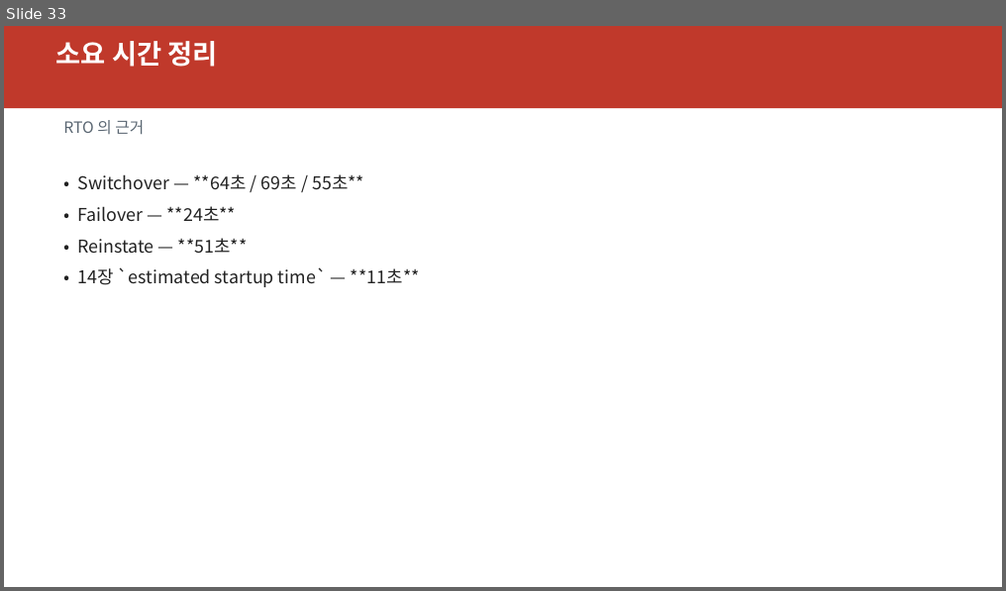
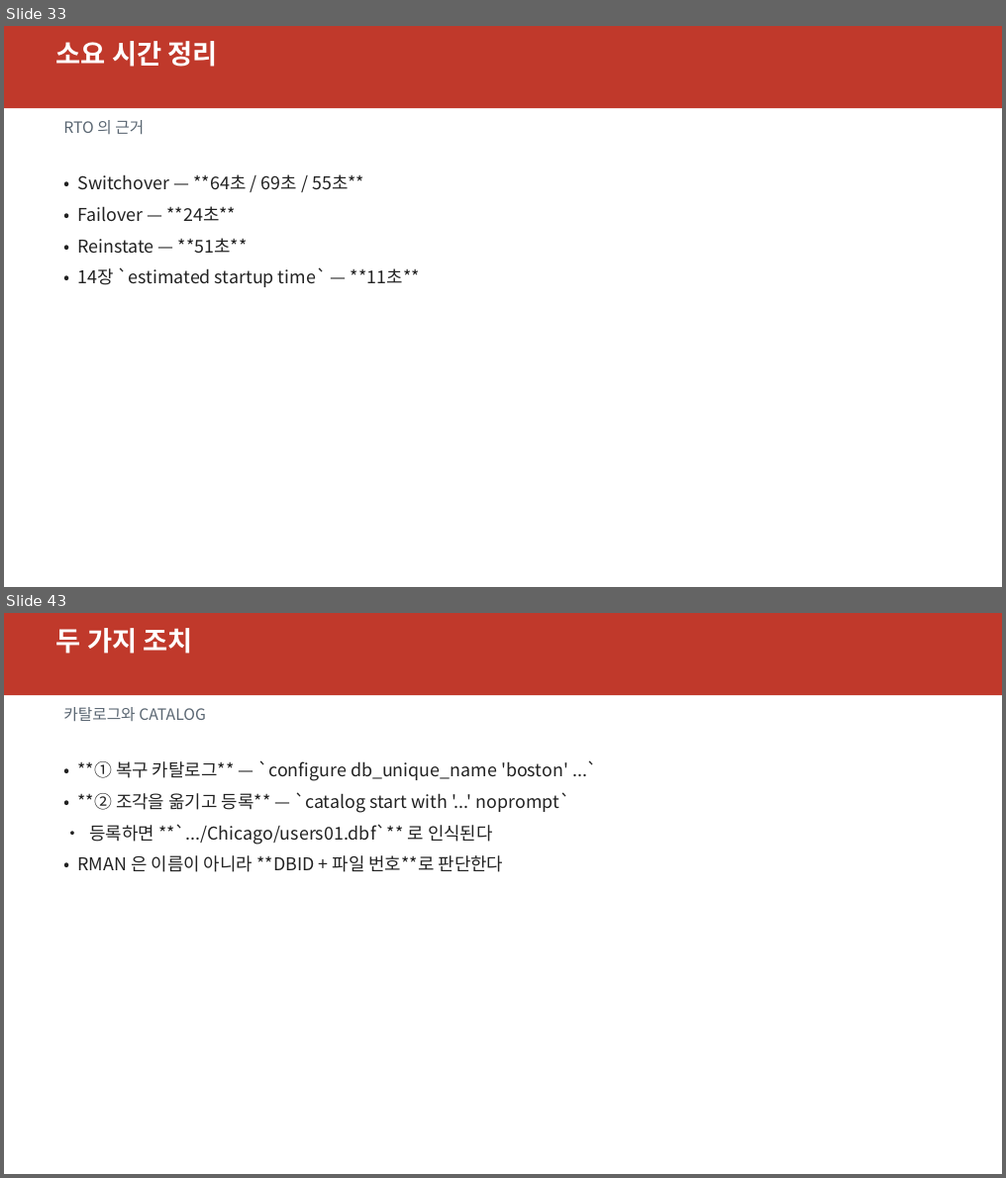
Before and after one commit to elpisk/OracleManual, a slide deck: ADG/16장/16장_역할전환과이후운영.pptx. Shown one above the other, each under a label of ours: slide 33 before the commit, slides 33 and 43 after it; the slides between them are not shown. The pictures are 1006x591 and 1006x1178 pixels, drawn with LibreOffice and Linux fonts; fonts in the diff are those of the drawing. Boxes give left, top, right and bottom in pixels: in the first picture for what was removed or moved away, otherwise in the second. Text is boxed around its words. In the diff, an @@ line names an element or a change of style, - is before the commit and + after.

```diff
--- a/ADG/16장/16장_역할전환과이후운영.pptx
+++ b/ADG/16장/16장_역할전환과이후운영.pptx
@@ slide 43 added at <box>4,613,1002,1174</box>, background #FFFFFF @@
@@ rectangle added at <box>4,613,1002,695</box>, fill #C0392B @@
@@ text added at <box>56,628,192,654</box>, 26 pt, text #FFFFFF, bold @@
+두 가지 조치
@@ text added at <box>63,707,206,721</box>, 15 pt, text #5A6672 @@
+카탈로그와 CATALOG
@@ text added at <box>77,761,570,872</box>, 17 pt, text #222222 @@
+• **① 복구 카탈로그** — `configure db_unique_name 'boston' ...`
+• **② 조각을 옮기고 등록** — `catalog start with '...' noprompt`
+• 등록하면 **`.../Chicago/users01.dbf`** 로 인식된다
+• RMAN 은 이름이 아니라 **DBID + 파일 번호**로 판단한다
```
Also in this commit, not shown: 1 slide changed, 9 other slides added, 7 other files.
